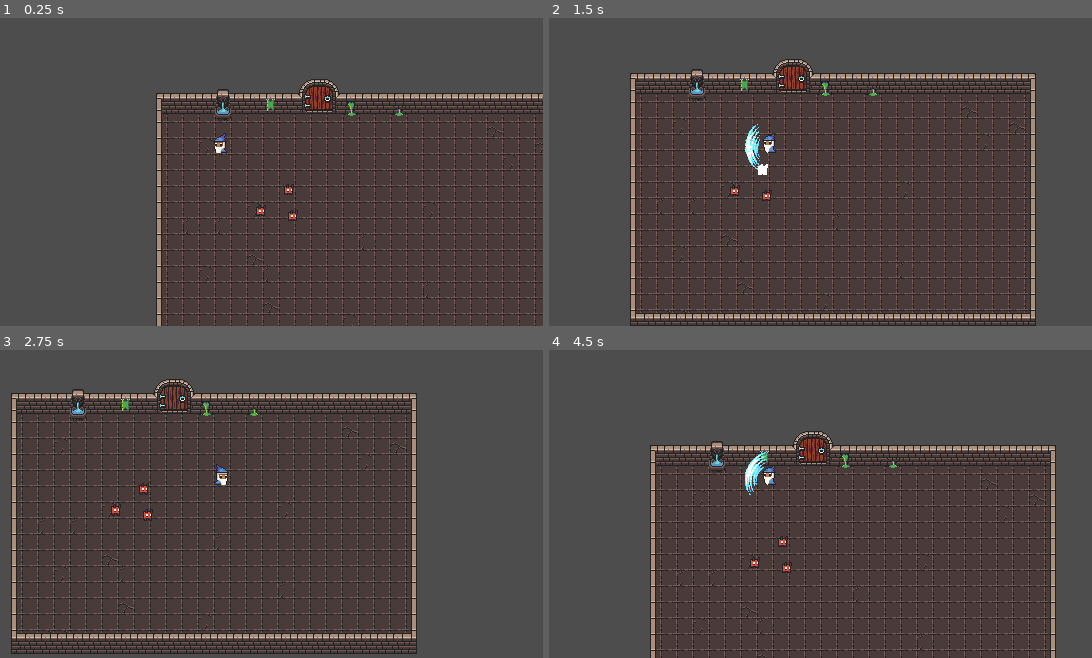
Above: before the commit, frames 1-4 (two rows, left to right).
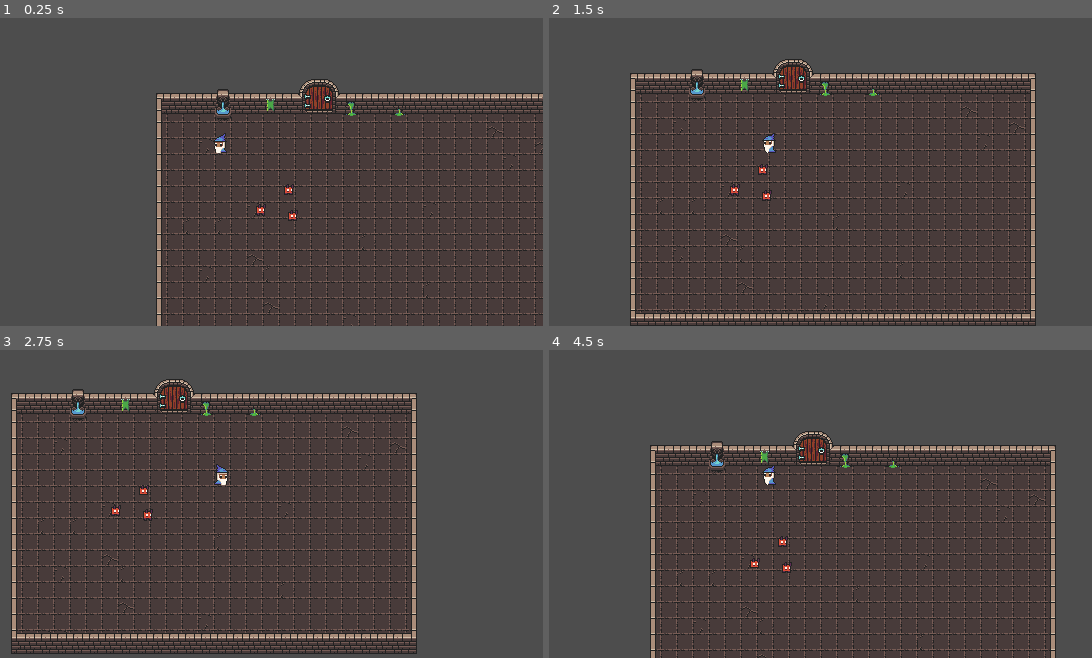
Above: after the commit, the same moments.

Repository: bloyot/arena-roguelike-prototype
Game: Godot game, scene res://scenes/test.tscn
The game is run twice, just before and just after one commit, with the same random seed, the same clock (stepped at 60 frames per second) and the same inputs.
Inputs (mouse positions are in pixels of both pictures, inside the frame that each line leads up to):
- Up to frame 1 (0.25 s): no input
- Up to frame 2 (1.5 s): tap Enter at 0.5 s; move the mouse to (912, 128) at 0.52 s; hold D (move_right) 0.53-1.28 s; click (912, 128) at 0.6 s; move the mouse to (641, 162) at 1.27 s; hold S (move_down) from 1.28 s (still down); click (641, 162) at 1.35 s
- Up to frame 3 (2.75 s): move the mouse to (287, 399) at 2.02 s; release S (move_down) at 2.03 s; hold D (move_right) from 2.03 s (still down); click (287, 399) at 2.1 s
- Up to frame 4 (4.5 s): move the mouse to (739, 550) at 2.77 s; release D (move_right) at 2.78 s; hold W (move_up) 2.78-3.53 s; click (739, 550) at 2.85 s; move the mouse to (961, 531) at 3.52 s; hold A (move_left) from 3.53 s (still down); click (961, 531) at 3.6 s; move the mouse to (581, 423) at 4.27 s; click (581, 423) at 4.35 s

The runs differ from the first frame. In frame 1, less than 0.1% of the frame differs, in the area x 47-49%, y 60-65%; in frame 2, 0.3%, in the area x 33-41%, y 34-58%; in frame 3, less than 0.1%; in frame 4, 0.2%.
Error after the commit: Attempt to call function 'try_activate_ability' in base 'null instance' on a null instance. (res://scripts/ability/ability_system.gd:11)

Commit message:
enemy collision fixes

Diff:
--- a/project.godot
+++ b/project.godot
@@ -79,6 +79,13 @@
 "events": []
 }
 
+[layer_names]
+
+2d_physics/layer_1="Environment"
+2d_physics/layer_2="Player"
+2d_physics/layer_3="Enemy"
+2d_physics/layer_4="Abilities"
+
 [rendering]
 
 textures/canvas_textures/default_texture_filter=0
--- /dev/null
+++ b/scenes/enemy/damage_text.tscn
@@ -0,0 +1,15 @@
+[gd_scene load_steps=2 format=3 uid="uid://csp0eij20udo5"]
+
+[ext_resource type="Script" uid="uid://duuo35nqcyhsv" path="res://scripts/enemy/damage_text.gd" id="1_dpbxb"]
+
+[node name="DamageText" type="RichTextLabel"]
+offset_right = 112.0
+offset_bottom = 26.0
+bbcode_enabled = true
+text = "5"
+script = ExtResource("1_dpbxb")
+float_distance = 5.0
+float_duration = 0.3
+total_duration = 0.75
+miss_color = Color(1, 1, 1, 1)
+damage_color = Color(0.94270927, 2.815649e-06, 5.7756904e-07, 1)
--- a/scenes/enemy/imp.tscn
+++ b/scenes/enemy/imp.tscn
@@ -1,13 +1,20 @@
-[gd_scene load_steps=5 format=3 uid="uid://vh57x8en1fcj"]
+[gd_scene load_steps=6 format=3 uid="uid://vh57x8en1fcj"]
 
 [ext_resource type="Material" uid="uid://ch5t2j6yu7064" path="res://assets/hit_flash.tres" id="1_25qt8"]
 [ext_resource type="SpriteFrames" uid="uid://dvlv5fitw46c" path="res://assets/enemy/imp/imp_sprite.tres" id="1_arkg0"]
 [ext_resource type="Script" uid="uid://c4u4j54nav30j" path="res://scripts/enemy/imp.gd" id="1_ryekx"]
 
 [sub_resource type="RectangleShape2D" id="RectangleShape2D_25qt8"]
+resource_local_to_scene = true
 size = Vector2(9, 11)
 
+[sub_resource type="RectangleShape2D" id="RectangleShape2D_ryekx"]
+resource_local_to_scene = true
+size = Vector2(11, 13)
+
 [node name="Imp" type="CharacterBody2D"]
+collision_layer = 4
+collision_mask = 3
 script = ExtResource("1_ryekx")
 
 [node name="CollisionShape2D" type="CollisionShape2D" parent="."]
@@ -22,7 +29,9 @@
 frame_progress = 0.40733263
 
 [node name="Hitbox" type="Area2D" parent="."]
+collision_layer = 4
+collision_mask = 2
 
 [node name="CollisionShape2D" type="CollisionShape2D" parent="Hitbox"]
 position = Vector2(0.5, 2.5)
-shape = SubResource("RectangleShape2D_25qt8")
+shape = SubResource("RectangleShape2D_ryekx")
--- a/scenes/player/player.tscn
+++ b/scenes/player/player.tscn
@@ -2,7 +2,7 @@
 
 [ext_resource type="SpriteFrames" uid="uid://tfxm0g443rlu" path="res://assets/character/wizard/wizard_sprites.tres" id="1_3vyb7"]
 [ext_resource type="Script" uid="uid://d15au6qjch55y" path="res://scripts/player.gd" id="1_dovo2"]
-[ext_resource type="PackedScene" uid="uid://cbnvpfqvuiyeo" path="res://scenes/ability/SlashAbility.tscn" id="3_gmlin"]
+[ext_resource type="PackedScene" uid="uid://d3ja0lm6yame3" path="res://ability/SlashAbility.tscn" id="3_gmlin"]
 [ext_resource type="Script" uid="uid://b7fbvjtv7pwhe" path="res://scripts/ability/ability_system.gd" id="3_lvxji"]
 
 [sub_resource type="CapsuleShape2D" id="CapsuleShape2D_dovo2"]
@@ -10,6 +10,8 @@
 height = 20.0
 
 [node name="Player" type="CharacterBody2D"]
+collision_layer = 2
+collision_mask = 5
 script = ExtResource("1_dovo2")
 move_speed = 100.0
 
@@ -19,6 +21,8 @@
 
 [node name="Hitbox" type="Area2D" parent="."]
 position = Vector2(-2, -7)
+collision_layer = 2
+collision_mask = 4
 
 [node name="CollisionShape2D" type="CollisionShape2D" parent="Hitbox"]
 position = Vector2(1, 5)
--- /dev/null
+++ b/scripts/enemy/damage_text.gd
@@ -0,0 +1,29 @@
+class_name DamageText extends RichTextLabel
+
+enum TEXT_TYPE {
+	MISS,
+	DODGE,
+	DAMAGE,
+	CRIT_DAMAGE
+}
+
+@export var float_distance: float
+@export var float_duration: float
+@export var total_duration: float
+@export var miss_color: Color
+@export var damage_color: Color
+
+func _initialize(text_type_: TEXT_TYPE, text_: String) -> void:
+	match text_type_:
+		TEXT_TYPE.MISS:
+			text = "[color=#" +  miss_color.to_html(false) + "]" + text_
+		TEXT_TYPE.DAMAGE:
+			text = "[color=#" +  damage_color.to_html(false) + "]" + text_
+
+	var tween = get_tree().create_tween()
+	tween.finished.connect(on_text_float_finished)
+	tween.tween_property(self, "position", Vector2(position.x, position.y - float_distance), float_duration).set_trans(Tween.TRANS_SINE).set_ease(Tween.EASE_IN_OUT)
+
+func on_text_float_finished() -> void:
+	await get_tree().create_timer(total_duration - float_duration).timeout
+	queue_free()
--- a/scripts/enemy/enemy.gd
+++ b/scripts/enemy/enemy.gd
@@ -5,21 +5,39 @@
 signal enemy_killed(enemy_id)
 
 @onready var sprite: AnimatedSprite2D = $AnimatedSprite2D
+@onready var hitbox: Area2D = $Hitbox
+
+var damage_text_scene = preload("res://scenes/enemy/damage_text.tscn")
 
 var enemy_id: int
 var health: float = 10
+
+# all enemies should deal damage to the player when coming into contact, this returns the amount of damage to deal
+@abstract
+func get_contact_damage() -> int
+
+func _ready() -> void:
+	sprite.frame = randi_range(0, sprite.sprite_frames.get_frame_count("idle") - 1)
+	hitbox.area_entered.connect(on_area_entered)
 
 func take_damage(damage: int) -> void:
 	health -= damage
 	damage_taken.emit(enemy_id, damage)
 	hit_flash()
-	# TODO damage text
+	spawn_damage_text(damage)
 	if health <= 0:
 		die()
 
 func die() -> void:
 	enemy_killed.emit(enemy_id)
 	queue_free()
+
+func spawn_damage_text(damage: int) -> void:
+	var damage_text: DamageText = damage_text_scene.instantiate() as DamageText
+	add_child(damage_text)
+	damage_text.position.y -= 10
+	damage_text.scale = Vector2(.5, .5)
+	damage_text._initialize(DamageText.TEXT_TYPE.DAMAGE, str(damage))
 
 func hit_flash() -> void:
 	sprite.material.set("shader_parameter/active", true)
@@ -28,3 +46,6 @@
 	timer.one_shot = true
 	timer.timeout.connect(func(): sprite.material.set("shader_parameter/active", false))
 	timer.start(0.1)
+
+func on_area_entered(area: Area2D) -> void:
+	print(area)
--- a/scripts/enemy/imp.gd
+++ b/scripts/enemy/imp.gd
@@ -1 +1,4 @@
 class_name Imp extends Enemy
+
+func get_contact_damage() -> int:
+	return 3
